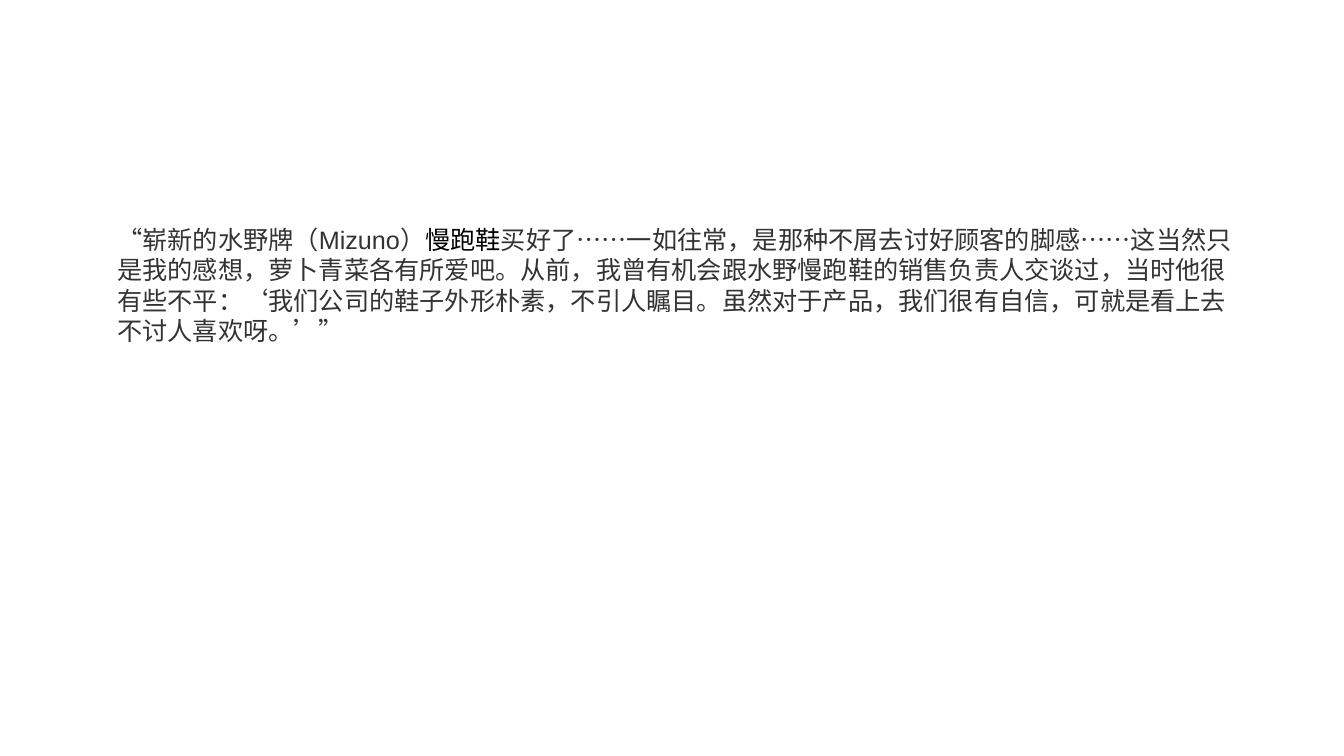
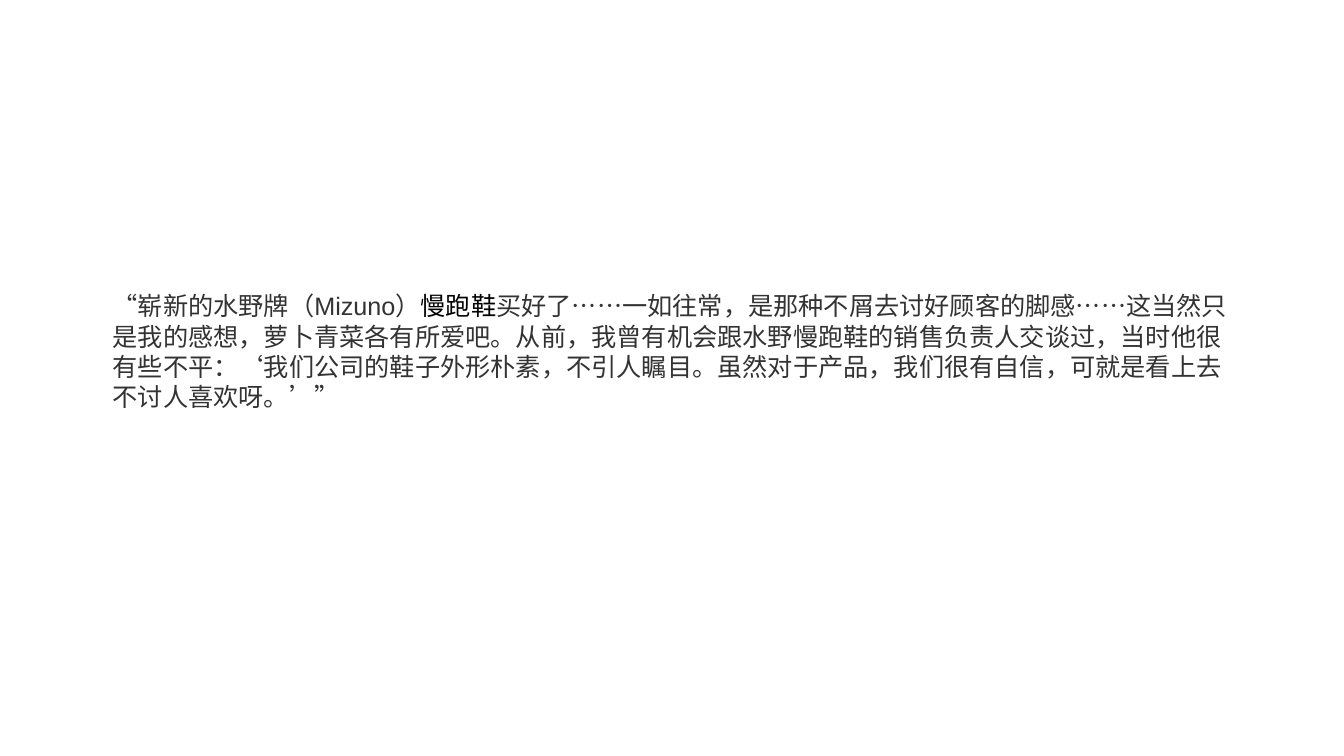
Before and after one commit to FredJiangFei/freetalk, a slide deck: slide 26 of 跑鞋/prod.pptx. Drawn at 1344x756 pixels with LibreOffice and Linux fonts; fonts in the diff are those of the drawing. Boxes give left, top, right and bottom in pixels: in the first picture for what was removed or moved away, otherwise in the second. Text is boxed around its words. In the diff, an @@ line names an element or a change of style, - is before the commit and + after.

Commit message:
pao

```diff
--- a/跑鞋/prod.pptx
+++ b/跑鞋/prod.pptx
@@ text "“崭新的水野牌（Mizuno）慢跑鞋买好了……一如往常，是那种不屑去讨好顾客的脚感……这当然只是我的感想，萝卜青菜各有所 ...": place and size @@
-text "“崭新的水野牌（Mizuno）慢跑鞋买好了……一如往常，是那种不屑去讨好顾客的脚感……这当然只是我的感想，萝卜青菜各有所 ..." at (117, 227, 1231, 342)
+text "“崭新的水野牌（Mizuno）慢跑鞋买好了……一如往常，是那种不屑去讨好顾客的脚感……这当然只是我的感想，萝卜青菜各有所 ..." at (113, 293, 1227, 408)
```
Also in this commit, not shown: 4 other slides changed.
